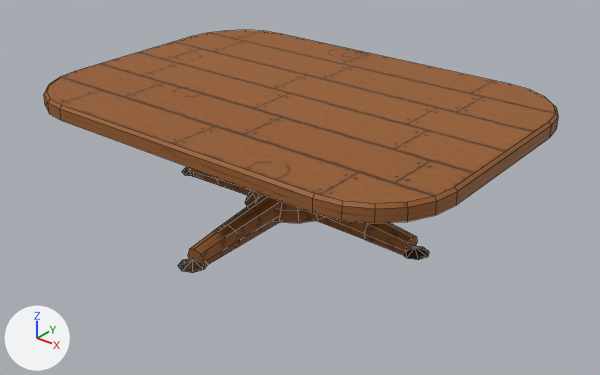
Two versions of the FBX model Assets/ZonkContent/Art/Models/Tables/Table_Tavern.fbx, one commit apart.
Both versions are drawn from a 50 mm camera at (5.97, -7.34, 3.34) aimed at (0.17, -0.09, -1.16). The axes (+X, +Y, +Z) are drawn at lower left. The lights are the same throughout. The picture after the commit comes second. Mesh edges are drawn as thin lines. Where no turn or scale is listed for an object, it has been applied to the vertices.

Objects in the first picture: 'Table_Tavern'.
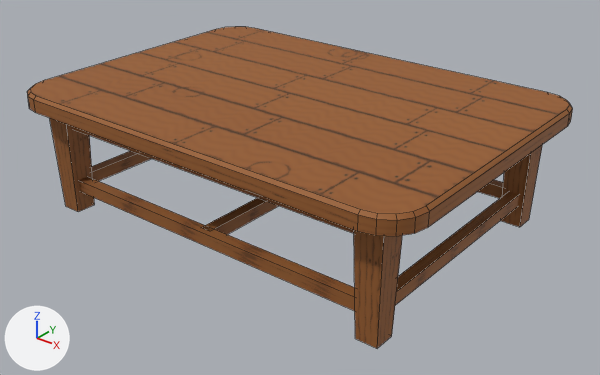
Where the change shows, as pixel boxes [x1, y1, x2, y2] in the pictures (600 x 375 px):
```json
{"object": "Table_Tavern", "change": "reshaped", "before": [44, 30, 558, 273], "after": [27, 27, 573, 348], "on screen": "6% wider, 32% taller"}
{"part": 1, "of": "me_table_tavern", "change": "added", "after": [74, 127, 354, 233], "on screen": "mostly hidden"}
{"part": 2, "of": "me_table_tavern", "change": "added", "after": [79, 177, 355, 311], "on screen": "brown"}
{"part": 3, "of": "me_table_tavern", "change": "added", "after": [478, 180, 504, 198]}
{"part": 4, "of": "me_table_tavern", "change": "added", "after": [201, 198, 278, 234], "on screen": "brown"}
{"part": 5, "of": "me_table_tavern", "change": "added", "after": [92, 151, 152, 181], "on screen": "brown"}
{"part": 6, "of": "me_table_tavern", "change": "added", "after": [395, 192, 519, 305], "on screen": "brown"}
{"part": 7, "of": "me_table_tavern", "change": "rebuilt", "before": [44, 30, 558, 223], "after": [27, 27, 573, 236], "on screen": "6% wider, 8% taller"}
{"part": 8, "of": "me_table_tavern", "change": "deleted", "before": [178, 167, 429, 273], "on screen": "brown"}
{"part": 9, "of": "me_table_tavern", "change": "added", "after": [50, 118, 542, 348]}
```

The change, as JSON lines over the scene's bpy script:
```json
{"block": "me_table_tavern", "where": "# used by ob_table_tavern; location = (0.0, 0.0, 0.0)"}
{"op": "remove", "block": "me_table_tavern", "code": "me_table_tavern.from_pydata(...)  # 368 vertices, 328 faces; spans x -2.8..2.8, y -2.0..2.0, z -1.6..0.0"}
{"op": "add", "block": "me_table_tavern", "code": "me_table_tavern.from_pydata(...)  # 164 vertices, 120 faces; spans x -2.8..2.8, y -2.0..2.0, z -1.6..0.0"}
{"block": "me_table_tavern", "change": "me_table_tavern part 1: a new loose piece, a box spanning x -2.3..2.3, y -1.64..-1.52, z -0.48..-0.2, in mat_table_tavern (picture img_table_tavern_png)"}
{"block": "me_table_tavern", "change": "me_table_tavern part 2: a new loose piece, a box spanning x -2.3..2.3, y -1.65..-1.51, z -1.33..-1.17, in mat_table_tavern (picture img_table_tavern_png)"}
{"block": "me_table_tavern", "change": "me_table_tavern part 3: a new loose piece, a box spanning x -2.3..2.3, y 1.51..1.65, z -1.33..-1.17, in mat_table_tavern (picture img_table_tavern_png)"}
{"block": "me_table_tavern", "change": "me_table_tavern part 4: a new loose piece, a box spanning x -0.07..0.07, y -1.58..1.58, z -1.33..-1.17, in mat_table_tavern (picture img_table_tavern_png)"}
{"block": "me_table_tavern", "change": "me_table_tavern part 5: a new loose piece, a box spanning x -2.37..-2.23, y -1.58..1.58, z -1.33..-1.17, in mat_table_tavern (picture img_table_tavern_png)"}
{"block": "me_table_tavern", "change": "me_table_tavern part 6: a new loose piece, a box spanning x 2.23..2.37, y -1.58..1.58, z -1.33..-1.17, in mat_table_tavern (picture img_table_tavern_png)"}
{"block": "me_table_tavern", "change": "me_table_tavern part 7: the loose piece of 72 vertices spanning x -2.8..2.8, y -2.0..2.0, z -0.18..0.0 is rebuilt with 60 vertices and now spans x -2.8..2.8, y -2.0..2.0, z -0.2..0.0"}
{"block": "me_table_tavern", "change": "me_table_tavern part 8: 11 loose pieces with 296 vertices, spanning x -2.28..2.28, y -1.97..1.97, z -1.6..-0.18, are deleted"}
{"block": "me_table_tavern", "change": "me_table_tavern part 9"}
{"block": "me_table_tavern", "change": "16 vertices are added at x -2.47..2.43, y -1.75..1.75, z -1.6..-0.2"}
{"block": "me_table_tavern", "change": "8 new vertices lie (0.34, 0.0, 0.0) away from vertices in x -2.47..2.13, y -1.75..1.75, z -0.2"}
{"block": "me_table_tavern", "change": "8 new vertices lie (0.0, 0.26, 0.0) away from vertices in x -2.43..2.43, y -1.71..1.45, z -1.6"}
{"block": "me_table_tavern", "change": "24 new faces join them"}
{"block": "me_table_tavern", "change": "other edits to the shape of me_table_tavern do not show in these pictures"}
```
